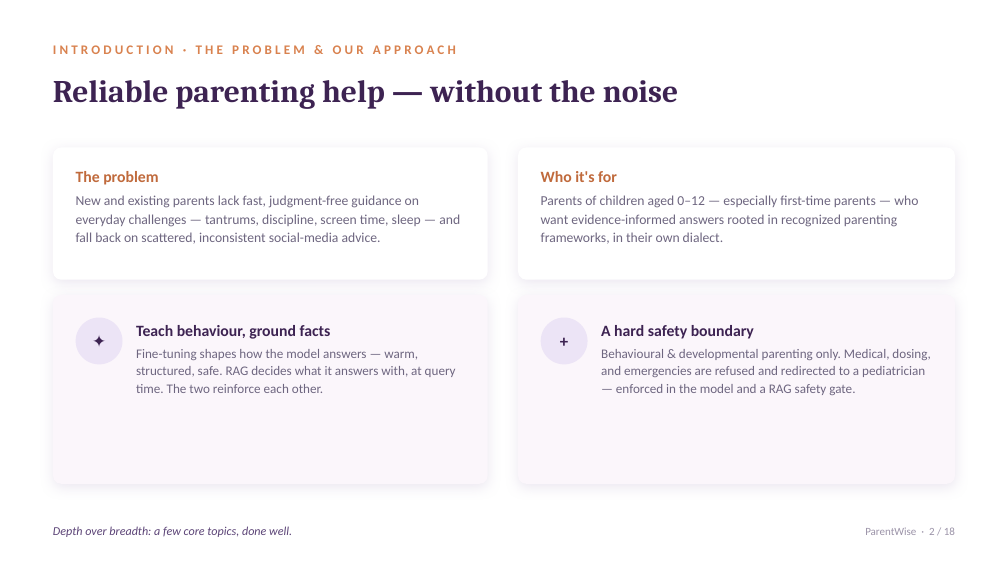
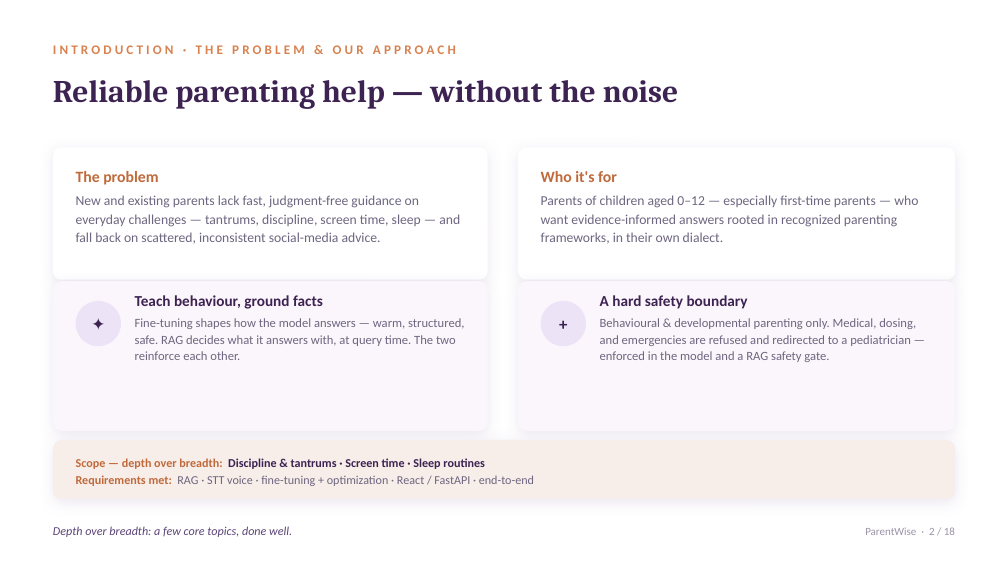
Before and after one commit to dohaismail01/AI-Powered-Parenting-Guidance-Platform, a slide deck: slide 2 of finetune-quantization/presentation/ParentWise_Platform.pptx. Drawn at 1008x567 pixels with LibreOffice and Linux fonts; fonts in the diff are those of the drawing; background and template pictures are left out. Boxes give left, top, right and bottom in pixels: in the first picture for what was removed or moved away, otherwise in the second. Text is boxed around its words. In the diff, an @@ line names an element or a change of style, - is before the commit and + after.

```diff
--- a/finetune-quantization/presentation/ParentWise_Platform.pptx
+++ b/finetune-quantization/presentation/ParentWise_Platform.pptx
@@ rounded rectangle at <box>53,281,488,431</box>: proportions changed @@
@@ rounded rectangle: place and size @@
-rounded rectangle at <box>53,295,488,484</box>
+rounded rectangle at <box>53,281,488,431</box>
@@ text "Teach behaviour, ground facts": place and size @@
-text "Teach behaviour, ground facts" at <box>136,325,456,393</box>
+text "Teach behaviour, ground facts" at <box>135,295,464,360</box>
@@ text "Teach behaviour, ground facts" at <box>135,295,464,360</box>: size 15 to 14.5 pt in "Teach behaviour, ground facts"; size 12.5 to 12 pt in "Fine-tuning shapes how the model answers — ..."; line spacing 1.1 to 1.08 @@
@@ rounded rectangle: place and size @@
-rounded rectangle at <box>518,295,955,484</box>
+rounded rectangle at <box>518,281,955,431</box>
@@ rounded rectangle at <box>518,281,955,431</box>: proportions changed @@
@@ text "A hard safety boundary": place and size @@
-text "A hard safety boundary" at <box>601,325,930,395</box>
+text "A hard safety boundary" at <box>600,295,916,362</box>
@@ text "A hard safety boundary" at <box>600,295,916,362</box>: size 15 to 14.5 pt in "A hard safety boundary"; size 12.5 to 12 pt in "Behavioural & developmental parenting only. Medical, dosing, ..."; line spacing 1.1 to 1.08 @@
@@ 2 ellipses, 2 texts: place and size @@
-2 ellipses, 2 texts at <box>76,318,588,364</box>
+2 ellipses, 2 texts at <box>76,301,586,346</box>
@@ rounded rectangle added at <box>53,440,955,499</box>, fill #F7EEE9 @@
@@ text added at <box>76,458,534,486</box>, 11.5 pt, text #6E6680, bold @@
+Scope — depth over breadth: Discipline & tantrums · Screen time · Sleep routines
+Requirements met: RAG · STT voice · fine-tuning + optimization · React / FastAPI · end-to-end
```
Also in this commit, not shown: 2 other slides changed.
